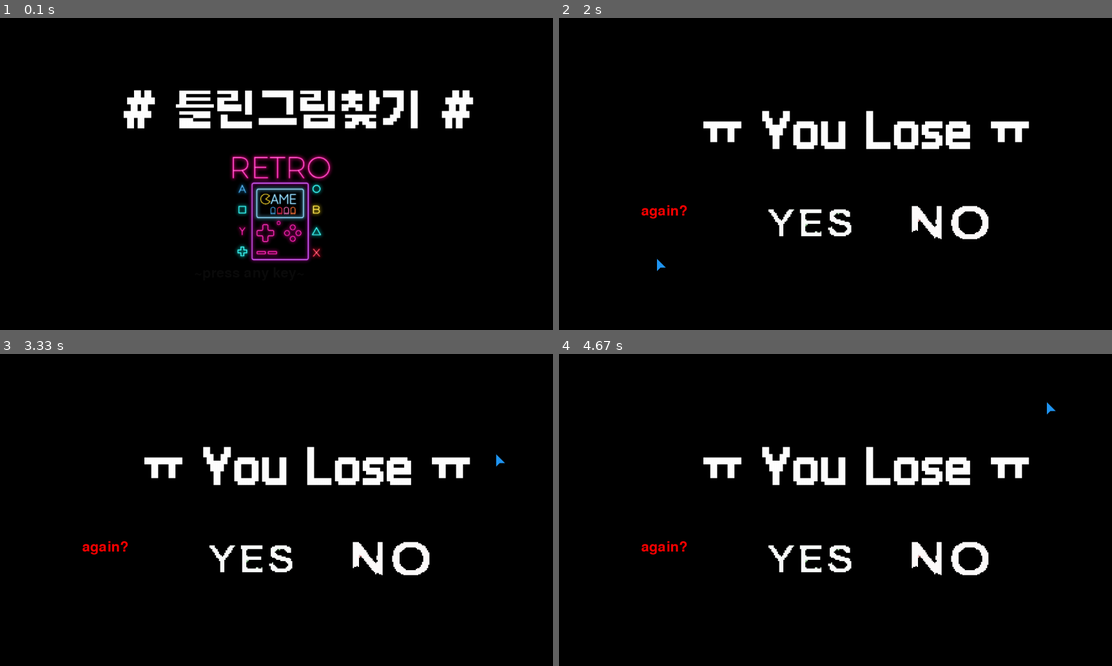
Above: before the commit, frames 1-4 (two rows, left to right).
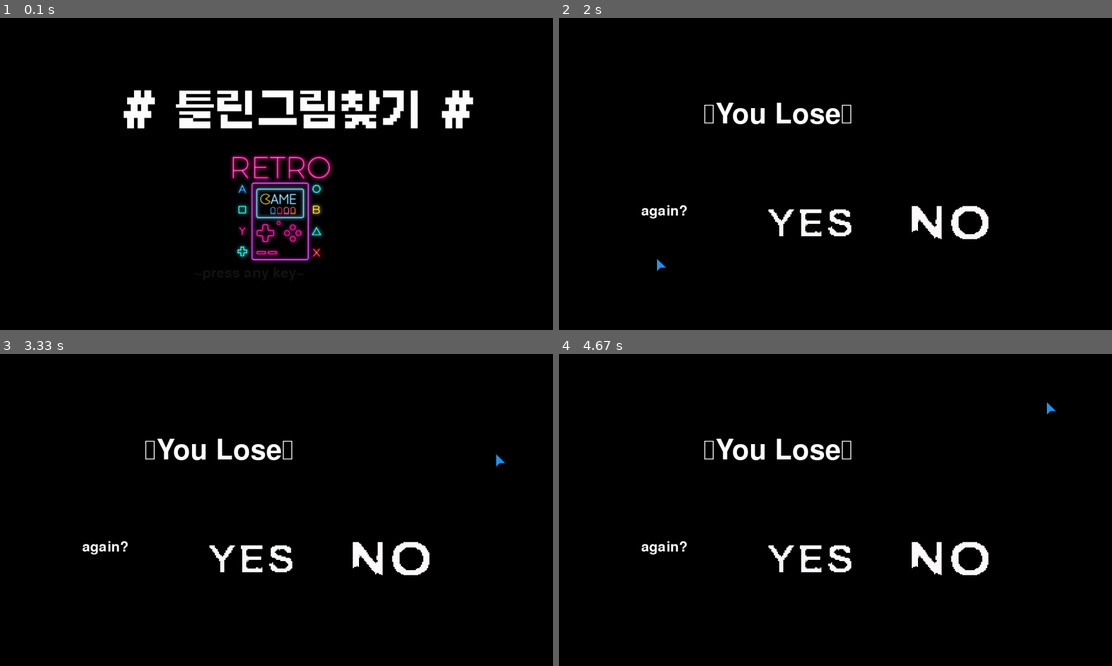
Above: after the commit, the same moments.

Repository: ffe4el/2022-1-final-project
Game: pygame game, started from final_project/final_project_game/final_project_game.py
Same seed, same stepped clock (60 frames per second), same inputs: the game is played once before the commit and once after it.
Inputs (mouse positions are in pixels of both pictures, inside the frame that each line leads up to):
- Up to frame 1 (0.1 s): no input
- Up to frame 2 (2 s): tap Enter at 0.33 s; press the mouse at (1045, 117) at 0.7 s; move the mouse to (841, 145) at 0.8 s; release the mouse at (641, 174) at 0.93 s; press the mouse at (863, 242) at 1.03 s; move the mouse to (813, 177) at 1.13 s; release the mouse at (769, 114) at 1.27 s; press the mouse at (614, 242) at 1.37 s; move the mouse to (702, 239) at 1.47 s; release the mouse at (791, 236) at 1.6 s; press the mouse at (824, 217) at 1.7 s; move the mouse to (735, 236) at 1.8 s; release the mouse at (653, 258) at 1.93 s
- Up to frame 3 (3.33 s): press the mouse at (265, 553) at 2.03 s; move the mouse to (259, 500) at 2.13 s; release the mouse at (254, 447) at 2.27 s; press the mouse at (414, 553) at 2.37 s; move the mouse to (370, 503) at 2.47 s; release the mouse at (326, 453) at 2.6 s; press the mouse at (414, 553) at 2.7 s; move the mouse to (442, 575) at 2.8 s; release the mouse at (470, 600) at 2.93 s; press the mouse at (265, 553) at 3.03 s; move the mouse to (376, 503) at 3.13 s; release the mouse at (492, 453) at 3.27 s
- Up to frame 4 (4.67 s): press the mouse at (824, 553) at 3.37 s; move the mouse to (769, 588) at 3.47 s; release the mouse at (719, 622) at 3.6 s; press the mouse at (973, 553) at 3.7 s; move the mouse to (929, 491) at 3.8 s; release the mouse at (885, 428) at 3.93 s; press the mouse at (973, 553) at 4.03 s; move the mouse to (901, 519) at 4.13 s; release the mouse at (824, 485) at 4.27 s; press the mouse at (824, 553) at 4.37 s; move the mouse to (935, 475) at 4.47 s; release the mouse at (1045, 400) at 4.6 s

The runs differ from the first frame. In frame 2, 3.5% of the frame differs, in the area x 14-86%, y 27-65%; in frame 3, 3.5%; in frame 4, 3.5%.

Commit message:
Add files via upload

Diff:
--- a/final_project/final_project_game/final_project_game.py
+++ b/final_project/final_project_game/final_project_game.py
@@ -36,7 +36,7 @@
 wr_sound.set_volume(1.0)
 
 
-col_spd = 3
+col_spd = 5
 col_dir = [1, 1, 1]
 def_col = [0, 0, 0]
 
@@ -113,6 +113,7 @@
     text_surface = ft.render(text, True, color)
     text_rect = (x, y)
     screen.blit(text_surface, text_rect)
+
 
 
 # 게임시작화면
@@ -134,10 +135,8 @@
         draw_text("fonts/Galmuri11-Bold.ttf", "# 틀린그림찾기 #", 100, white, 300, 150)
         draw_text("fonts/Galmuri11.ttf", "~press any key~", 50, def_col, 470, 600)
         col_change(def_col, col_dir)
-
-        clock.tick()
+        clock.tick(60)
         pygame.display.update()
-
 
 def col_change(col, dir):
     for i in range(3):
@@ -177,7 +176,7 @@
 def fail_screen_show():
     global start_ticks
     waiting = True
-    pygame.mixer.music.pause()
+    pygame.mixer.music.stop()
     loser.play()
     while waiting:
         for event in pygame.event.get():
@@ -185,8 +184,8 @@
                 quitgame()
 
             screen.fill(black)
-            draw_text("fonts/Galmuri11-Bold.ttf", "ㅠ You Lose ㅠ", 100, white, 350, 200)  # (폰트크기,색상, x위치, y위치->반대로)
-            draw_text("fonts/Galmuri11.ttf", "again?", 50, (255,0,0), 200, 450)
+            draw_text("fonts/Galmuri11.ttf", "ㅠYou Loseㅠ", 100, white, 350, 200)  # (폰트크기,색상, x위치, y위치->반대로)
+            draw_text("fonts/Galmuri11.ttf", "again?", 50, white, 200, 450)
             yes = Obj()
             yes.put_img("image/yes.png")
             yes.change_size(210, 190)
@@ -214,7 +213,6 @@
                     if 640 - 150 < sor[0] < 640 + 150 and 480 - 60 < sor[1] < 480 + 60:
                         waiting = False
                         start_ticks = pygame.time.get_ticks()
-                        pygame.mixer.music.unpause()
 
             if 1000 - 150 < sor[0] < 1000 + 150 and 480 - 60 < sor[1] < 480 + 60:
                 no = Obj()
@@ -251,9 +249,10 @@
             if event.type == pygame.MOUSEBUTTONUP:
                 waiting = False
             screen.fill(black)
-            draw_text("fonts/Galmuri11-Bold.ttf", "CLEAR!!", 180, (255, 204, 204) , 400, 180)
+            draw_text("fonts/Galmuri11-Bold.ttf", "CLEAR!!", 180, (255, 204, 204), 400, 180)
             draw_text("fonts/Galmuri11.ttf", "Next Level->", 50, white, 1000, 600)
             draw_text("fonts/Galmuri11.ttf", "Enter!", 50, (255,0,0), 1070, 530)
+
             homer = Obj()
             homer.put_img("image/homer.png")
             homer.change_size(400, 400)
@@ -279,6 +278,20 @@
             draw_text("fonts/Galmuri11.ttf", "your score :" + str(score), 80, white, 380, 400)
             draw_text("fonts/Galmuri11.ttf", "again?", 50, white, 200, 600)
 
+            con = Obj()
+            con.put_img("image/cong.png")
+            con.change_size(350, 350)
+            con.x = 100
+            con.y = 100
+            con.show()
+
+            con2 = Obj()
+            con2.put_img("image/cong.png")
+            con2.change_size(350, 350)
+            con2.x = 950
+            con2.y = 100
+            con2.show()
+
             yes = Obj()
             yes.put_img("image/yes.png")
             yes.change_size(180, 160)
@@ -342,6 +355,7 @@
             cou1.y = sor[1]
             cou1.show()
 
+        clock.tick(60)
         total_score.clear()
         pygame.display.flip()
 
@@ -1075,6 +1089,7 @@
                     har3.x = round(size[0] / 2 + 360 + har1.sx)
                     har3.y = round(size[1] / 2 - 350)
                     total_time = 181
+
                     tt = 5
                     nope = 0
                     heart_li.append(har1)
@@ -1082,6 +1097,7 @@
                     heart_li.append(har3)
                     answer_circle.clear()
 
+
             if tt == 0:
                 total_score.append(int(total_time - seconds))
                 success_screen_show()
